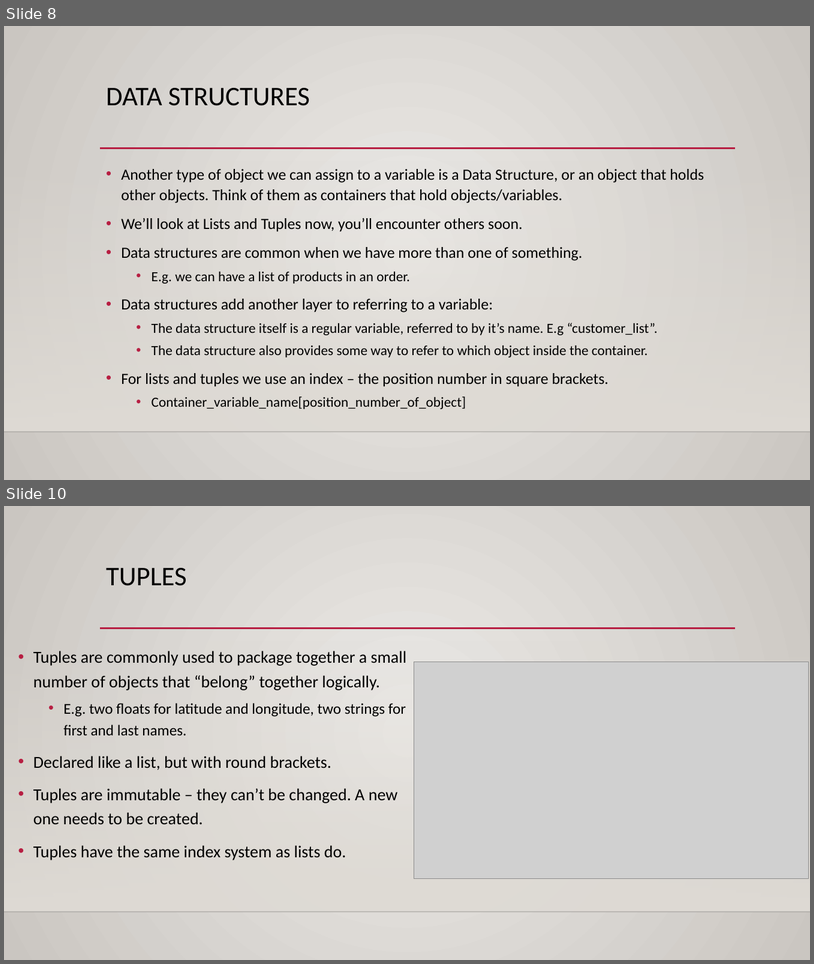
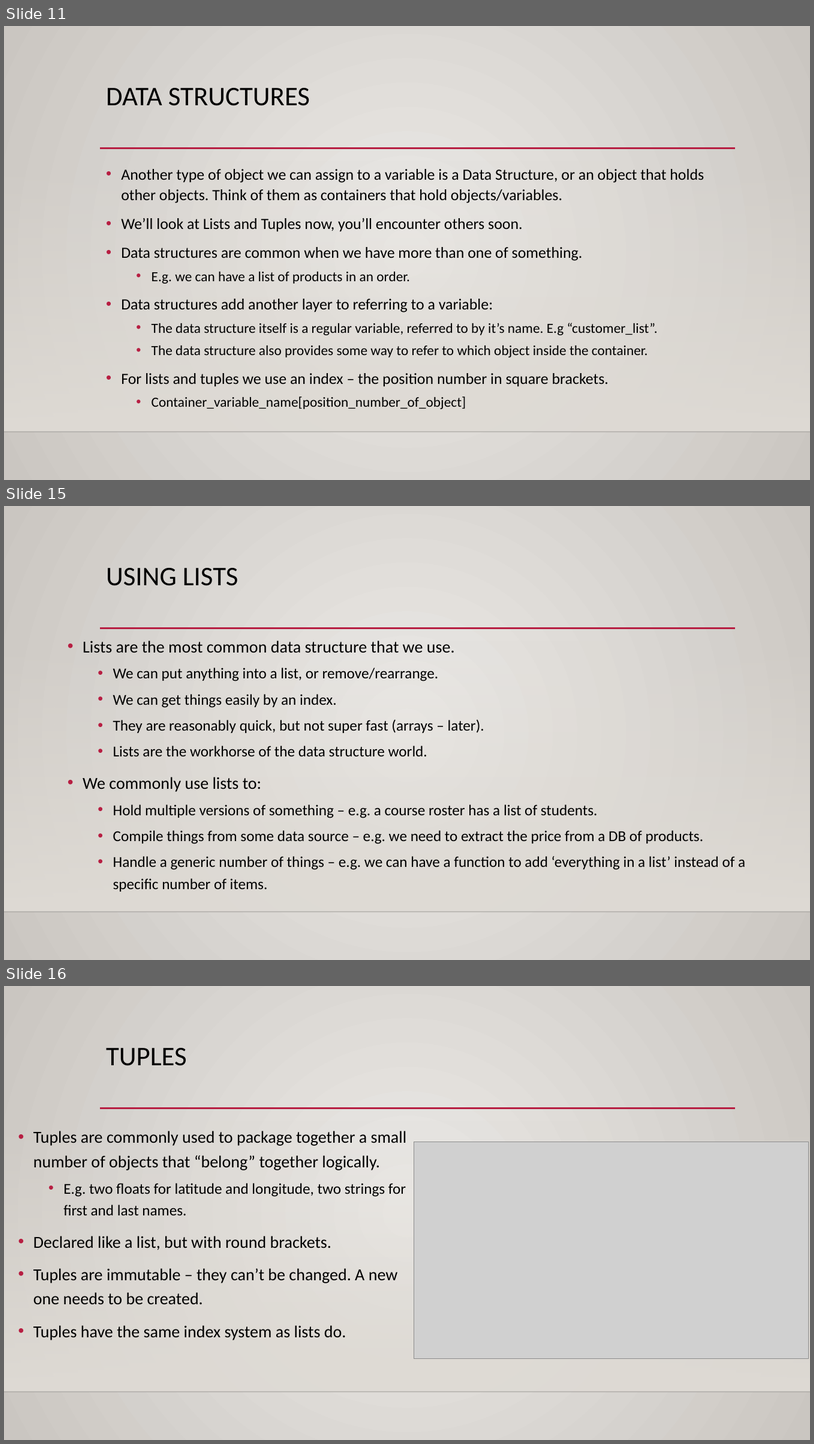
Before and after one commit to AkeemSemperDataScience/Programming_Basics_for_Machine_Learning_Students, a slide deck: reference_material/slides/002_vars_and_control.pptx. Shown one above the other, each under a label of ours: slides 8 and 10 before the commit, slides 11, 15 and 16 after it; the slides between them are not shown. The pictures are 814x964 and 814x1444 pixels, drawn with LibreOffice and Linux fonts; fonts in the diff are those of the drawing; grey boxes stand for pictures; background and template pictures are left out. Boxes give left, top, right and bottom in pixels: in the first picture for what was removed or moved away, otherwise in the second. Text is boxed around its words. In the diff, an @@ line names an element or a change of style, - is before the commit and + after.

```diff
--- a/reference_material/slides/002_vars_and_control.pptx
+++ b/reference_material/slides/002_vars_and_control.pptx
@@ slide 15 added at [4, 506, 810, 960], background gradient #ECEAE7 to #CAC7C1; not listed: 3 template elements that a slide beside it also shows @@
@@ title added at [106, 568, 239, 586], 32 pt, text #000000 @@
+USING LISTS
@@ text added at [83, 640, 746, 891], 18 pt, text #000000 @@
+• Lists are the most common data structure that we use.
+  • We can put anything into a list, or remove/rearrange.
+  • We can get things easily by an index.
+  • They are reasonably quick, but not super fast (arrays – later).
+  • Lists are the workhorse of the data structure world.
+• We commonly use lists to:
+  • Hold multiple versions of something – e.g. a course roster has a list of students.
+  • Compile things from some data source – e.g. we need to extract the price from a DB of products.
+  • Handle a generic number of things – e.g. we can have a function to add ‘everything in a list’ instead of a specific number of items.
@@ what was slide 8 is now slide 11 @@
@@ what was slide 10 is now slide 16 @@
```
Also in this commit, not shown: 5 slides changed, 10 other slides added, 1 slide removed, 1 other file.
